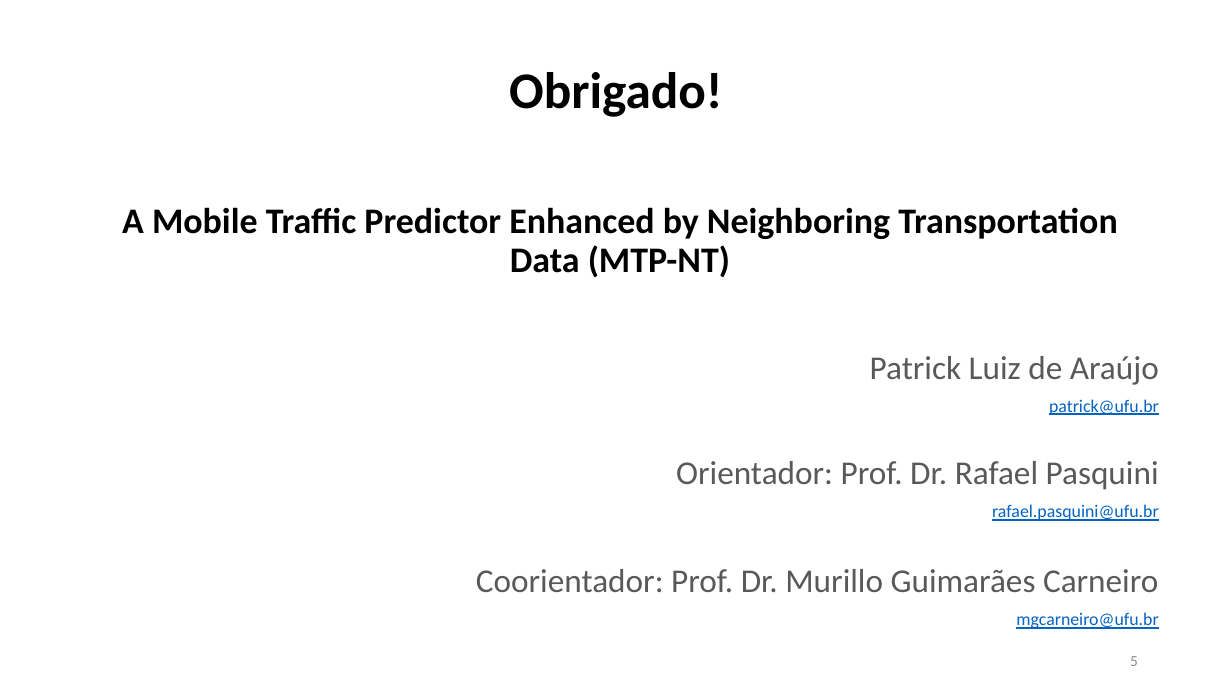
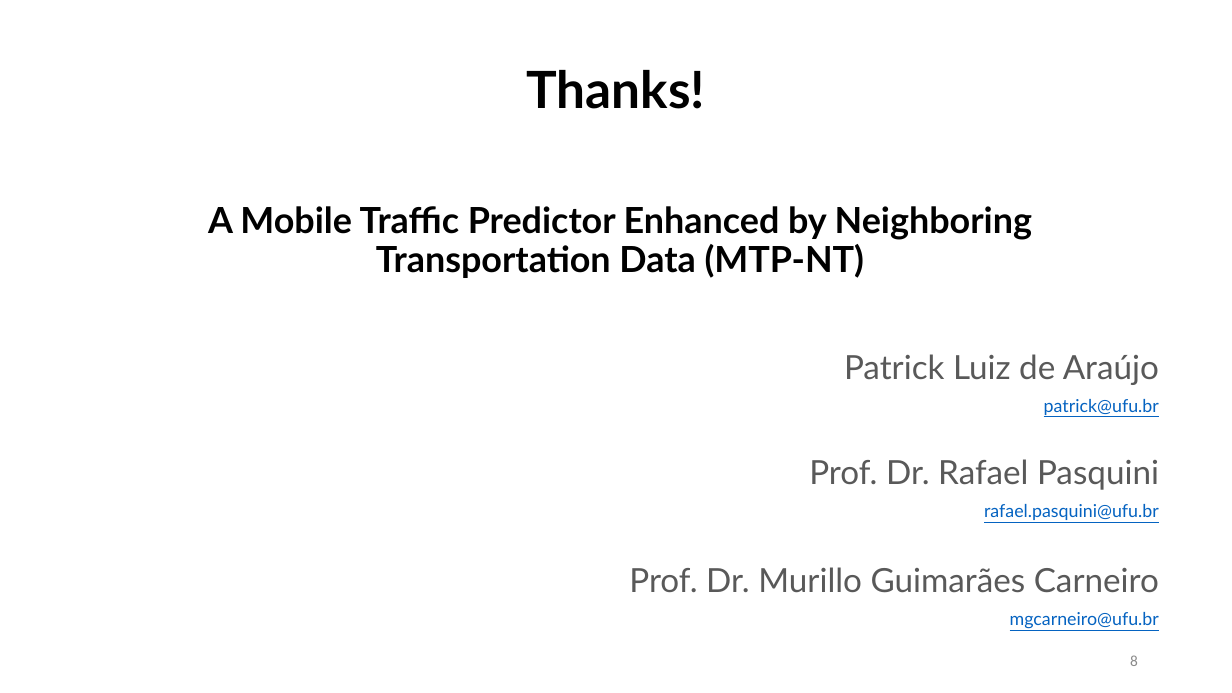
Before and after one commit to PatrickLdA/milan-telecom-analysis, a slide deck: slide 8 of defesa.pptx (slide 5 before the commit). Drawn at 1232x693 pixels with LibreOffice and Linux fonts; fonts in the diff are those of the drawing. Boxes give left, top, right and bottom in pixels: in the first picture for what was removed or moved away, otherwise in the second. Text is boxed around its words. In the diff, an @@ line names an element or a change of style, - is before the commit and + after.

```diff
--- a/defesa.pptx
+++ b/defesa.pptx
@@ title at (x1=527, y1=70, x2=705, y2=109): text changed; font Calibri to Lato @@
-Obrigado!
+Thanks!
@@ text "A Mobile Traffic Predictor Enhanced ..." at (x1=208, y1=206, x2=1032, y2=278): font Calibri to Lato @@
@@ text at (x1=844, y1=354, x2=1159, y2=629): font Calibri to Lato in "Patrick Luiz de Araújo", "patrick@ufu.br", "rafael.pasquini@ufu.br", "mgcarneiro@ufu.br" @@
@@ text at (x1=809, y1=459, x2=1159, y2=490): text changed; font Calibri to Lato @@
-Orientador: Prof. Dr. Rafael Pasquini
+Prof. Dr. Rafael Pasquini
@@ text at (x1=629, y1=567, x2=1159, y2=593): text changed; font Calibri to Lato @@
-Coorientador: Prof. Dr. Murillo Guimarães Carneiro
+Prof. Dr. Murillo Guimarães Carneiro
@@ page number at (x1=1130, y1=655, x2=1138, y2=666): text changed @@
-5
+8
```
Also in this commit, not shown: 4 other slides changed, 3 slides added.
